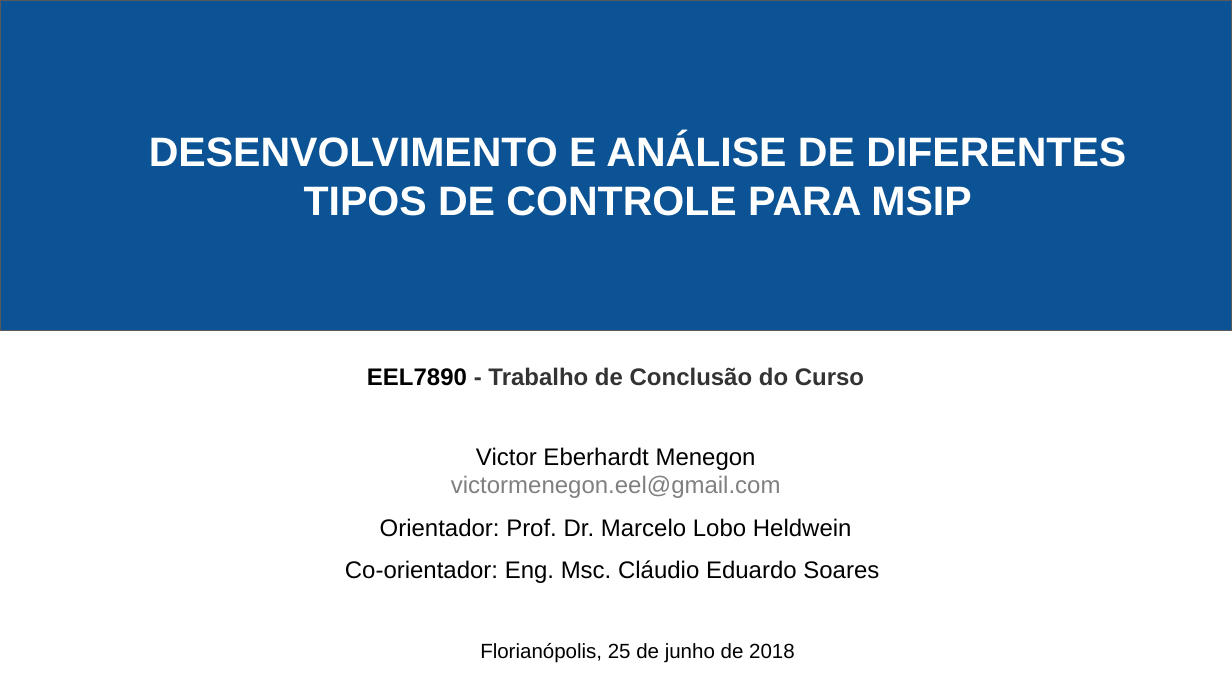
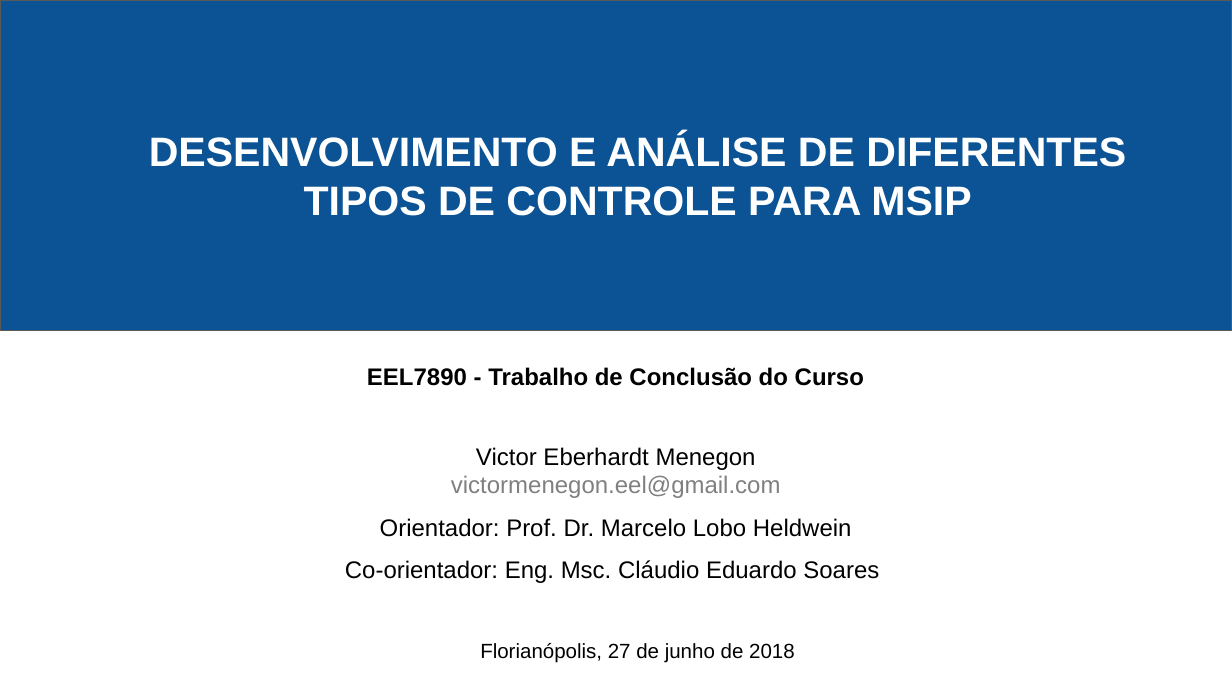
Before and after one commit to victormenegon/texto, a slide deck: slide 1 of ApresentacaoTCC.pptx. Drawn at 1232x693 pixels with LibreOffice and Linux fonts; fonts in the diff are those of the drawing. Boxes give left, top, right and bottom in pixels: in the first picture for what was removed or moved away, otherwise in the second. Text is boxed around its words. In the diff, an @@ line names an element or a change of style, - is before the commit and + after.

```diff
--- a/ApresentacaoTCC.pptx
+++ b/ApresentacaoTCC.pptx
@@ text at [367,367,864,386]: text colour #333333 to #000000 in "- Trabalho de Conclusão do Curso" @@
@@ text at [480,643,795,663]: text changed @@
-Florianópolis, 25 de junho de 2018
+Florianópolis, 27 de junho de 2018
```
Also in this commit, not shown: 40 other slides changed, 5 slides added, 11 slides removed, 1 other file.
